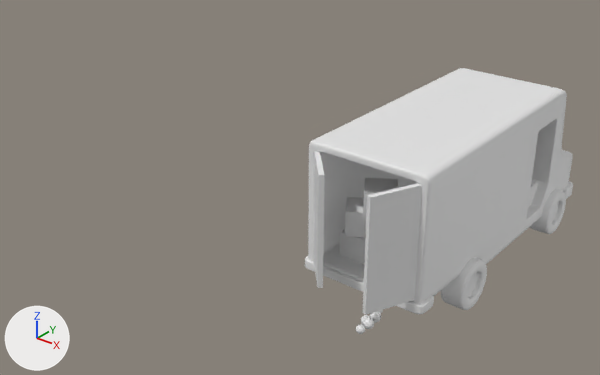
Two versions of the Blender file SleepNGJ2025/Assets/magnuzoidArea/Tyred_mockup/tyred_camera.blend, one commit apart.
Rendered twice from a 50 mm camera at (10.28, -9.94, 7.27) aimed at (2.26, 0.08, 1.05). The lights are fixed; the arrows at lower left show +X, +Y and +Z.

The first picture shows 'boxes.001', 'boxes.003', 'boxes.004', 'bumper.back', 'bumper.front', 'car.body', 'door.back.l', 'door.back.r', 'smoke.002', 'smoke.003', 'smoke.005', 'smoke.006', 'wheels'.
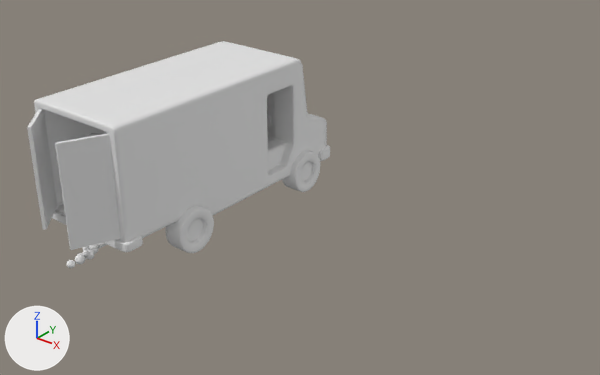
Where the newer file only moved an object's origin or applied its transform, the numbers keep the older frame.

Location of each change, [x1, y1, x2, y2] in pixels of the pictures (600 x 375 px):
'car.body', reshaped, moved, rescaled (11% wider, 15% shorter): before [308, 68, 573, 304]; after [34, 41, 327, 242]
'door.back.r', moved, rescaled, modifiers changed, turned: before [363, 183, 422, 315]; after [55, 133, 121, 250]
'wheels', reshaped, moved, rescaled: before [441, 189, 566, 310]; after [166, 151, 320, 253]
'door.back.l', moved, rescaled, modifiers changed, turned: before [313, 151, 324, 288]; after [27, 109, 57, 230]
'bumper.back', deleted: before [305, 256, 434, 314]
'boxes.003', moved, rescaled (not visible afterwards): before [345, 197, 366, 237]
'boxes.001', moved, rescaled (not visible afterwards): before [340, 229, 366, 265]
'boxes.004', moved, rescaled: before [363, 178, 398, 218]; after [90, 133, 101, 136]
'bumper.front.001', added: after [52, 211, 143, 252]
'bumper.front', moved, rescaled: before [563, 181, 573, 199]; after [319, 144, 330, 161]
'smoke.005', moved, rescaled: before [363, 318, 374, 329]; after [75, 254, 85, 265]
'smoke.006', moved, rescaled (10% narrower, 18% shorter): before [356, 324, 365, 334]; after [67, 260, 75, 268]
'smoke.002', moved, rescaled: before [373, 312, 381, 323]; after [85, 250, 94, 259]
'windshield', moved, rescaled (not visible before): after [267, 92, 275, 106]
'smoke', moved, rescaled: before [377, 310, 383, 314]; after [88, 244, 98, 254]
'smoke.003', moved, rescaled: before [370, 312, 377, 320]; after [82, 250, 89, 256]
'lights.front', moved, rescaled (not visible before): after [267, 114, 272, 127]
'smoke.004', moved, rescaled: before [361, 315, 370, 325]; after [77, 253, 86, 260]
'exhaustvalve', moved, rescaled (not visible before): after [97, 243, 107, 249]
'smoke.001', moved, rescaled (not visible before): after [83, 246, 89, 251]
part 2 of me_cube_001, deleted: before [441, 189, 566, 310]
part 3 of me_cube_001, added: after [166, 206, 214, 253]
part 4 of me_cube_001, added: after [282, 151, 320, 192]

What changed in the scene script:
```text
Change me_cube:
    where me_cube.from_pydata(...)  # 1330 vertices, 1308 faces; spans x -0.063..0.063, y -0.198..0.139, z 0.027..0.172
    used by ob_car_body; location = (4.52, 1.8, 0.0); scale = (15.8, 15.8, 15.8)
    me_cube part 1: the whole mesh is multiplied about its middle by the matrix ((15.813, 0.0, 0.0), (0.0, 15.813, 0.0), (0.0, 0.0, 15.813)), then moved by (0.0, -0.043, 1.472)
Change me_cube_001:
    used by ob_wheels; parent = ob_car_body; location = (0.0, 0.0, -0.00704); scale = (0.406, 0.406, 0.406)
    remove me_cube_001.from_pydata(...)  # 708 vertices, 704 faces; spans x 0.115..0.176, y -0.326..0.277, z 0.017..0.145
    add me_cube_001.from_pydata(...)  # 772 vertices, 768 faces; spans x 0.737..1.127, y -1.704..2.17, z -0.003..0.817
    me_cube_001 part 2: 708 vertices removed from x 0.115..0.176, y -0.326..0.277, z 0.017..0.145
    me_cube_001 part 3: 386 vertices added at x 0.737..1.127, y -1.704..-0.883, z -0.003..0.817
    me_cube_001 part 4: 386 vertices added at x 0.737..1.127, y 1.35..2.17, z -0.003..0.817
    me_cube_001 part 5: the surface is now shaded smooth
Change me_cube_015:
    where me_cube_015.from_pydata(...)  # 6 vertices, 2 faces; spans x 0.0..0.133, y 0.0, z -0.138..0.138
    used by ob_door_back_l; parent = ob_car_body; location = (-0.0541, -0.192, 0.107); rotation_euler = (0.0, 0.0, -0.839), in degrees (0, 0, -48); scale = (0.406, 0.406, 0.406)
    me_cube_015 part 6: the whole mesh is turned -48.1 degrees about the z axis through the mesh origin and scaled by 6.42
Change me_cube_016:
    where me_cube_016.from_pydata(...)  # 6 vertices, 2 faces; spans x -0.133..0.0, y 0.0, z -0.138..0.138
    used by ob_door_back_r; parent = ob_car_body; location = (0.0541, -0.192, 0.107); rotation_euler = (0.0, 0.0, 1.155), in degrees (0, 0, 66); scale = (0.406, 0.406, 0.406)
    me_cube_016 part 7: the whole mesh is turned 66.2 degrees about the z axis through the mesh origin and scaled by 6.42
Change ob_car_body:
    ob_car_body.scale: (15.8, 15.8, 15.8) -> (1.0, 1.0, 1.0)
    ob_car_body.location: (4.52, 1.8, 0.0) -> (0.0, 0.0, 0.0)
Change ob_wheels:
    ob_wheels.scale: (0.406, 0.406, 0.406) -> (1.0, 1.0, 1.0)
    ob_wheels.location: (0.0, 0.0, -0.00704) -> (0.0, 0.0, 0.0)
Change ob_lights_front:
    ob_lights_front.scale: (0.406, 0.406, 0.406) -> (1.0, 1.0, 1.0)
Change ob_windshield:
    ob_windshield.scale: (0.406, 0.406, 0.406) -> (1.0, 1.0, 1.0)
Change ob_bumper_front:
    ob_bumper_front.scale: (0.406, 0.406, 0.406) -> (1.0, 1.0, 1.0)
    ob_bumper_front.location: (0.0, 0.0, 0.00947) -> (0.0, 0.0, 0.0)
Change ob_door_back_l:
    ob_door_back_l.rotation_euler: (0.0, 0.0, -0.839) -> (0.0, 0.0, 0.0)  # degrees (0, 0, -48) -> degrees (0, 0, 0)
    ob_door_back_l.scale: (0.406, 0.406, 0.406) -> (1.0, 1.0, 1.0)
    ob_door_back_l.location: (-0.0541, -0.192, 0.107) -> (-0.856, -2.648, 1.693)
    where _m = ob_door_back_l.modifiers.new('Solidify', 'SOLIDIFY')
    _m.thickness: -0.012 -> -0.06
Change ob_door_back_r:
    ob_door_back_r.rotation_euler: (0.0, 0.0, 1.155) -> (0.0, 0.0, 0.0)  # degrees (0, 0, 66) -> degrees (0, 0, 0)
    ob_door_back_r.scale: (0.406, 0.406, 0.406) -> (1.0, 1.0, 1.0)
    ob_door_back_r.location: (0.0541, -0.192, 0.107) -> (0.856, -2.648, 1.693)
    where _m = ob_door_back_r.modifiers.new('Solidify', 'SOLIDIFY')
    _m.thickness: -0.012 -> -0.06
Remove ob_bumper_back:
    ob_bumper_back = bpy.data.objects.new('bumper.back', me_cube_020)
Change ob_exhaustvalve:
    ob_exhaustvalve.location: (4.94, -0.739, 0.668) -> (0.417, -2.147, 0.668)
Change ob_smoke:
    ob_smoke.location: (4.94, -1.541, 0.558) -> (0.417, -2.949, 0.558)
Change ob_smoke_002:
    ob_smoke_002.location: (4.94, -1.541, 0.558) -> (0.417, -2.949, 0.558)
Change ob_smoke_003:
    ob_smoke_003.location: (4.94, -1.541, 0.558) -> (0.417, -2.949, 0.558)
Change ob_smoke_004:
    ob_smoke_004.location: (4.94, -1.541, 0.558) -> (0.417, -2.949, 0.558)
Change ob_smoke_005:
    ob_smoke_005.location: (4.94, -1.541, 0.558) -> (0.417, -2.949, 0.558)
Change ob_smoke_006:
    ob_smoke_006.location: (4.94, -1.541, 0.558) -> (0.417, -2.949, 0.558)
Change ob_boxes_001:
    ob_boxes_001.location: (0.0147, -0.161, 0.051) -> (0.232, -2.157, 0.807)
    ob_boxes_001.scale: (1.0, 1.0, 1.0) -> (15.8, 15.8, 15.8)
Change ob_boxes_003:
    ob_boxes_003.location: (0.0147, -0.161, 0.051) -> (0.232, -2.157, 0.807)
    ob_boxes_003.scale: (1.0, 1.0, 1.0) -> (15.8, 15.8, 15.8)
Change ob_boxes_004:
    ob_boxes_004.location: (0.0147, -0.161, 0.051) -> (0.232, -2.157, 0.807)
    ob_boxes_004.scale: (1.0, 1.0, 1.0) -> (15.8, 15.8, 15.8)
Add ob_bumper_front_001:
    ob_bumper_front_001 = bpy.data.objects.new('bumper.front.001', me_cube_021)  # 50 vertices, 38 faces; spans x -1.058..0.0, y -2.791..-2.413, z 0.607..0.77; modifiers MIRROR, SUBSURF
    ob_bumper_front_001.parent = ob_car_body
    ob_bumper_front_001.location = (0.0, 0.0, 0.0)
```
